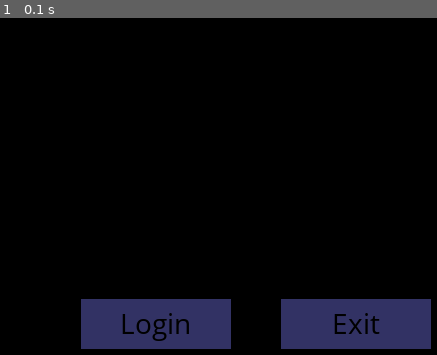
Above: before the commit, frame 1.
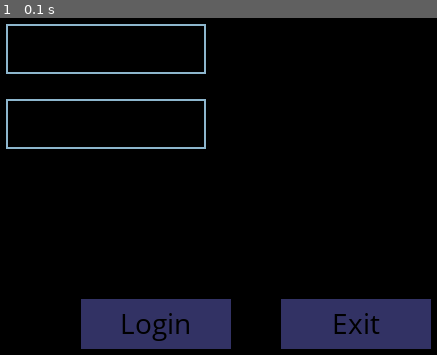
Above: after the commit, the same moment.

Repository: mattsavin/pygameLogin
Game: pygame game, started from main.py
Two runs of this game, one before a commit and one after it. Both use one fixed random seed, a clock stepped at 60 frames per second and the inputs below.
Inputs:
- Up to frame 1 (0.1 s): no input

The runs differ from the first frame. In frame 1, 1.3% of the frame differs, in the area x 1-48%, y 1-39%.

Commit message:
draw some text boxes on the screen

Diff:
--- a/main.py
+++ b/main.py
@@ -1,5 +1,6 @@
 import pygame.locals
 from button import *
+from textBox import *
 
 
 def update(dt):
@@ -16,6 +17,10 @@
 
     login_button = Button((50, 50, 100), 100, 300, 150, 50, "Login")
     exit_button = Button((50, 50, 100), 300, 300, 150, 50, "Exit")
+    username_input = InputBox(25, 25, 200, 50)
+    password_input = InputBox(25, 100, 200, 50)
+
+    input_boxes = [username_input, password_input]
 
     if login_button.is_hovering(pygame.mouse.get_pos()) and event and event.type == pygame.MOUSEBUTTONDOWN:
         print("login")
@@ -25,6 +30,10 @@
 
     login_button.draw(screen)
     exit_button.draw(screen)
+    for box in input_boxes:
+        box.handle_event(event)
+        box.update()
+        box.draw(screen)
 
     pygame.display.flip()
 
--- a/textBox.py
+++ b/textBox.py
@@ -1,7 +1,8 @@
 import pygame
+pygame.font.init()
 COLOUR_INACTIVE = pygame.Color('lightskyblue3')
 COLOUR_ACTIVE = pygame.Color('dodgerblue2')
-FONT = pygame.font.SysFont("Comic Sans MS", 32)
+FONT = pygame.font.SysFont("Comic Sans MS", 30)
 
 
 class InputBox:
@@ -13,26 +14,27 @@
         self.active = False
 
     def handle_event(self, event):
-        if event.type == pygame.MOUSEBUTTONDOWN:
-            # If the user clicked on the input_box rect.
-            if self.rect.collidepoint(event.pos):
-                # Toggle the active variable.
-                self.active = not self.active
-            else:
-                self.active = False
-            # Change the current color of the input box.
-            self.color = COLOUR_ACTIVE if self.active else COLOUR_INACTIVE
-        if event.type == pygame.KEYDOWN:
-            if self.active:
-                if event.key == pygame.K_RETURN:
-                    print(self.text)
-                    self.text = ''
-                elif event.key == pygame.K_BACKSPACE:
-                    self.text = self.text[:-1]
+        if event:
+            if event.type == pygame.MOUSEBUTTONDOWN:
+                # If the user clicked on the input_box rect.
+                if self.rect.collidepoint(event.pos):
+                    # Toggle the active variable.
+                    self.active = not self.active
                 else:
-                    self.text += event.unicode
-                # Re-render the text.
-                self.txt_surface = FONT.render(self.text, True, self.color)
+                    self.active = False
+                # Change the current color of the input box.
+                self.color = COLOUR_ACTIVE if self.active else COLOUR_INACTIVE
+            if event.type == pygame.KEYDOWN:
+                if self.active:
+                    if event.key == pygame.K_RETURN:
+                        print(self.text)
+                        self.text = ''
+                    elif event.key == pygame.K_BACKSPACE:
+                        self.text = self.text[:-1]
+                    else:
+                        self.text += event.unicode
+                    # Re-render the text.
+                    self.txt_surface = FONT.render(self.text, True, self.color)
 
     def update(self):
         # Resize the box if the text is too long.
